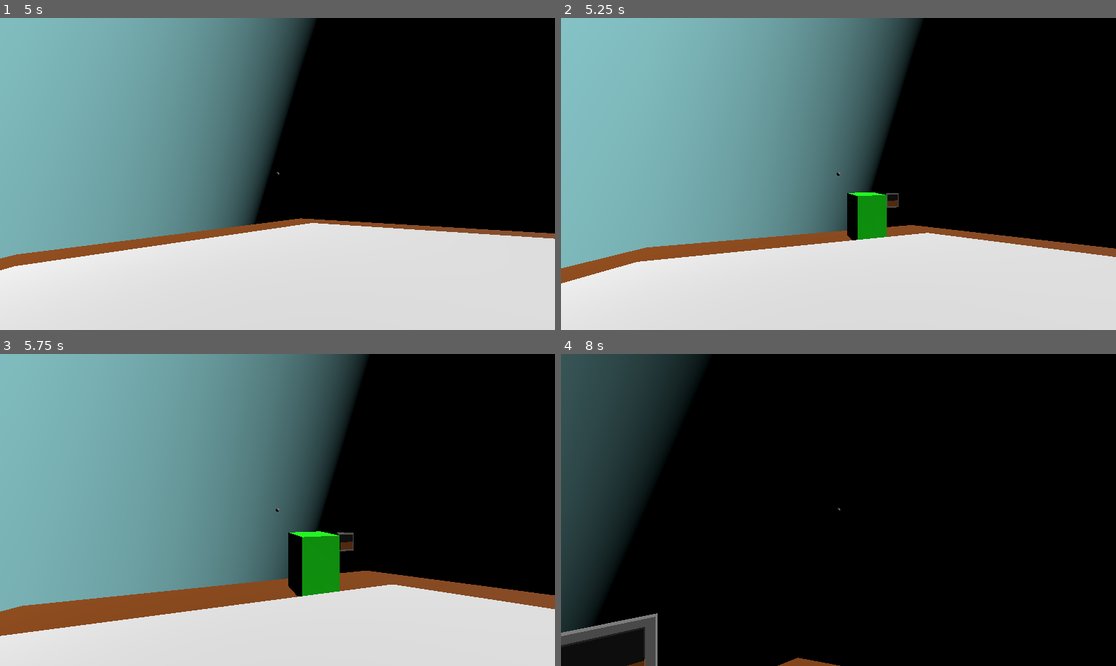
Above: before the commit, frames 1-4 (two rows, left to right).
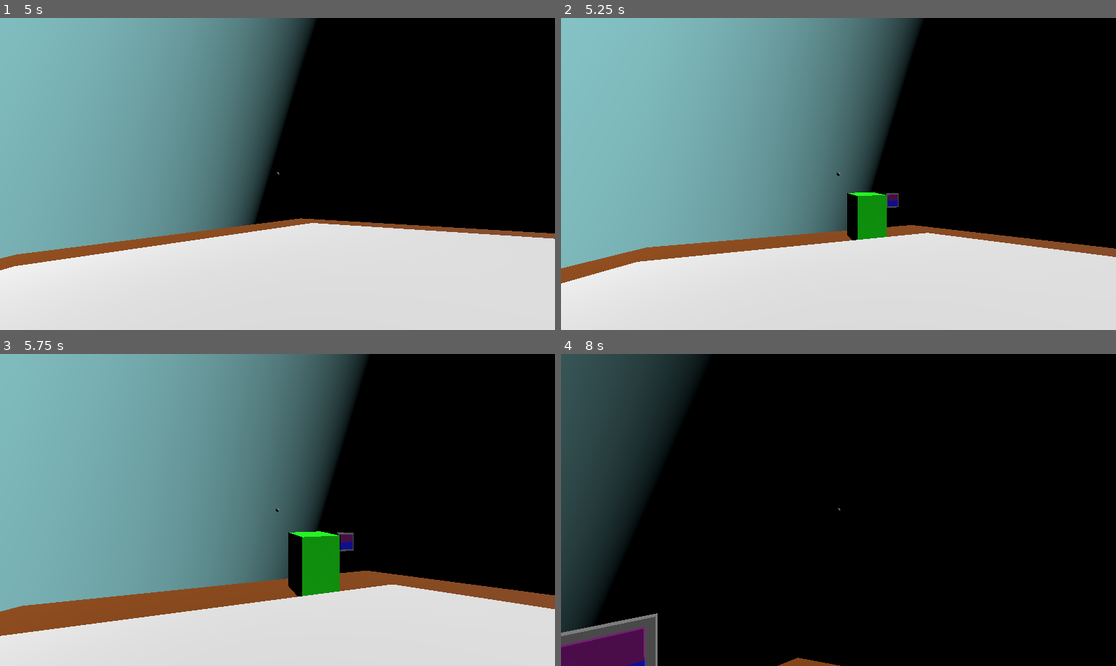
Above: after the commit, the same moments.

Repository: WildcatGameStudios/ScaryHouse
Game: Godot game, scene res://scenes/levels/water_plants/level.tscn
Two runs of this game, one before a commit and one after it. Both use one fixed random seed, a clock stepped at 60 frames per second and the inputs below. This scene is started directly instead of the project's main scene.
Inputs (mouse positions are in pixels of both pictures, inside the frame that each line leads up to):
- Up to frame 1 (5 s): tap Enter at 0.5, 2.75 s; move the mouse to (271, 180) at 0.52 s; hold W (move_forward) 0.53-2.78 s; tap E (e) at 0.6, 1.55, 2.85, 4.55 s; tap Space (jump) at 0.77, 1.52, 2, 3.02, 3.77, 4.52 s; tap R (r) at 0.8, 1.35, 2.3, 3.8 s; move the mouse to (316, 177) at 1.27 s; move the mouse to (233, 170) at 2.02 s; tap F (dash) at 2.1 s; move the mouse to (283, 174) at 2.77 s; hold A (move_left) 2.78-3.53 s; move the mouse to (255, 167) at 3.52 s; hold W (move_forward) from 3.53 s (still down); right-click (255, 167) at 3.6 s; move the mouse to (305, 174) at 4.27 s; click (305, 174) at 4.35 s
- Up to frame 2 (5.25 s): keep holding W (move_forward); move the mouse to (810, 174) at 5.02 s; tap R (r) at 5.1 s
- Up to frame 3 (5.75 s): keep holding W (move_forward)
- Up to frame 4 (8 s): move the mouse to (849, 503) at 5.77 s; release W (move_forward) at 5.78 s; hold D (move_right) 5.78-6.53 s; tap Shift (run) at 5.85 s; tap Space (jump) at 6.02, 6.77, 7.52 s; tap E (e) at 6.05, 7.35 s; move the mouse to (832, 516) at 6.52 s; hold Q 6.53-7.28 s; hold W (move_forward) from 6.53 s (still down); tap R (r) at 6.8 s; move the mouse to (877, 513) at 7.27 s

Frame 1 is identical in both runs. In frame 2, less than 0.1% of the frame differs, in the area x 58-61%, y 56-61%; in frame 3, 0.1%; in frame 4, 1.5%, in the area x 0-16%, y 87-100%.

Commit message:
water plants is playable

Diff:
--- a/scenes/levels/water_plants/fertilizer.tscn
+++ b/scenes/levels/water_plants/fertilizer.tscn
@@ -10,4 +10,4 @@
 height = 0.1
 sides = 16
 material = SubResource("StandardMaterial3D_blumj")
-metadata/item_type = 0
+metadata/item_type = 3
--- a/scenes/levels/water_plants/flies.tscn
+++ b/scenes/levels/water_plants/flies.tscn
@@ -10,4 +10,4 @@
 height = 0.1
 sides = 16
 material = SubResource("StandardMaterial3D_blumj")
-metadata/item_type = 2
+metadata/item_type = 1
--- a/scenes/levels/water_plants/level.tscn
+++ b/scenes/levels/water_plants/level.tscn
@@ -34,53 +34,53 @@
 [sub_resource type="StandardMaterial3D" id="StandardMaterial3D_4ljn0"]
 albedo_color = Color(0.588235, 0.294118, 0, 1)
 
+[sub_resource type="StandardMaterial3D" id="StandardMaterial3D_hppwq"]
+resource_local_to_scene = true
+albedo_color = Color(0, 0, 1, 1)
+
+[sub_resource type="StandardMaterial3D" id="StandardMaterial3D_5wcdn"]
+resource_local_to_scene = true
+albedo_color = Color(0, 0, 1, 1)
+
+[sub_resource type="StandardMaterial3D" id="StandardMaterial3D_7sah6"]
+resource_local_to_scene = true
+albedo_color = Color(0, 0, 1, 1)
+
+[sub_resource type="StandardMaterial3D" id="StandardMaterial3D_5ncw7"]
+resource_local_to_scene = true
+albedo_color = Color(0, 0, 0, 1)
+
+[sub_resource type="StandardMaterial3D" id="StandardMaterial3D_n88vw"]
+resource_local_to_scene = true
+albedo_color = Color(0, 0, 0, 1)
+
+[sub_resource type="StandardMaterial3D" id="StandardMaterial3D_yifmo"]
+resource_local_to_scene = true
+albedo_color = Color(0, 0, 0, 1)
+
+[sub_resource type="StandardMaterial3D" id="StandardMaterial3D_xq8tw"]
+resource_local_to_scene = true
+albedo_color = Color(0.501961, 0, 0.501961, 1)
+
+[sub_resource type="StandardMaterial3D" id="StandardMaterial3D_p6f8n"]
+resource_local_to_scene = true
+albedo_color = Color(0.501961, 0, 0.501961, 1)
+
+[sub_resource type="StandardMaterial3D" id="StandardMaterial3D_fgq4r"]
+resource_local_to_scene = true
+albedo_color = Color(0.501961, 0, 0.501961, 1)
+
+[sub_resource type="StandardMaterial3D" id="StandardMaterial3D_laj3e"]
+resource_local_to_scene = true
+albedo_color = Color(0.588235, 0.294118, 0, 1)
+
+[sub_resource type="StandardMaterial3D" id="StandardMaterial3D_85ofr"]
+resource_local_to_scene = true
+albedo_color = Color(0.588235, 0.294118, 0, 1)
+
 [sub_resource type="StandardMaterial3D" id="StandardMaterial3D_dtcjp"]
 resource_local_to_scene = true
 albedo_color = Color(0.588235, 0.294118, 0, 1)
-
-[sub_resource type="StandardMaterial3D" id="StandardMaterial3D_85ofr"]
-resource_local_to_scene = true
-albedo_color = Color(0.588235, 0.294118, 0, 1)
-
-[sub_resource type="StandardMaterial3D" id="StandardMaterial3D_laj3e"]
-resource_local_to_scene = true
-albedo_color = Color(0.588235, 0.294118, 0, 1)
-
-[sub_resource type="StandardMaterial3D" id="StandardMaterial3D_fgq4r"]
-resource_local_to_scene = true
-albedo_color = Color(0.501961, 0, 0.501961, 1)
-
-[sub_resource type="StandardMaterial3D" id="StandardMaterial3D_p6f8n"]
-resource_local_to_scene = true
-albedo_color = Color(0.501961, 0, 0.501961, 1)
-
-[sub_resource type="StandardMaterial3D" id="StandardMaterial3D_xq8tw"]
-resource_local_to_scene = true
-albedo_color = Color(0.501961, 0, 0.501961, 1)
-
-[sub_resource type="StandardMaterial3D" id="StandardMaterial3D_yifmo"]
-resource_local_to_scene = true
-albedo_color = Color(0, 0, 0, 1)
-
-[sub_resource type="StandardMaterial3D" id="StandardMaterial3D_n88vw"]
-resource_local_to_scene = true
-albedo_color = Color(0, 0, 0, 1)
-
-[sub_resource type="StandardMaterial3D" id="StandardMaterial3D_5ncw7"]
-resource_local_to_scene = true
-albedo_color = Color(0, 0, 0, 1)
-
-[sub_resource type="StandardMaterial3D" id="StandardMaterial3D_7sah6"]
-resource_local_to_scene = true
-albedo_color = Color(0, 0, 1, 1)
-
-[sub_resource type="StandardMaterial3D" id="StandardMaterial3D_5wcdn"]
-resource_local_to_scene = true
-albedo_color = Color(0, 0, 1, 1)
-
-[sub_resource type="StandardMaterial3D" id="StandardMaterial3D_hppwq"]
-resource_local_to_scene = true
-albedo_color = Color(0, 0, 1, 1)
 
 [sub_resource type="StandardMaterial3D" id="StandardMaterial3D_51yu1"]
 albedo_color = Color(0.670588, 0.984314, 1, 1)
@@ -196,53 +196,53 @@
 
 [node name="items" type="Node" parent="."]
 
+[node name="water1" parent="items" instance=ExtResource("5_aq4vj")]
+transform = Transform3D(1, 0, 0, 0, 1, 0, 0, 0, 1, -0.6, 0.55, 0.75)
+material = SubResource("StandardMaterial3D_hppwq")
+
+[node name="water2" parent="items" instance=ExtResource("5_aq4vj")]
+transform = Transform3D(1, 0, 0, 0, 1, 0, 0, 0, 1, -0.6, 0.55, 1)
+material = SubResource("StandardMaterial3D_5wcdn")
+
+[node name="water3" parent="items" instance=ExtResource("5_aq4vj")]
+transform = Transform3D(1, 0, 0, 0, 1, 0, 0, 0, 1, -0.6, 0.55, 1.25)
+material = SubResource("StandardMaterial3D_7sah6")
+
+[node name="flies1" parent="items" instance=ExtResource("4_4ljn0")]
+transform = Transform3D(1, 0, 0, 0, 1, 0, 0, 0, 1, -0.2, 0.55, 0.75)
+material = SubResource("StandardMaterial3D_5ncw7")
+
+[node name="flies2" parent="items" instance=ExtResource("4_4ljn0")]
+transform = Transform3D(1, 0, 0, 0, 1, 0, 0, 0, 1, -0.2, 0.55, 1)
+material = SubResource("StandardMaterial3D_n88vw")
+
+[node name="flies3" parent="items" instance=ExtResource("4_4ljn0")]
+transform = Transform3D(1, 0, 0, 0, 1, 0, 0, 0, 1, -0.2, 0.55, 1.25)
+material = SubResource("StandardMaterial3D_yifmo")
+
+[node name="light1" parent="items" instance=ExtResource("3_apnnk")]
+transform = Transform3D(1, 0, 0, 0, 1, 0, 0, 0, 1, 0.2, 0.55, 0.75)
+material = SubResource("StandardMaterial3D_xq8tw")
+
+[node name="light2" parent="items" instance=ExtResource("3_apnnk")]
+transform = Transform3D(1, 0, 0, 0, 1, 0, 0, 0, 1, 0.2, 0.55, 1)
+material = SubResource("StandardMaterial3D_p6f8n")
+
+[node name="light3" parent="items" instance=ExtResource("3_apnnk")]
+transform = Transform3D(1, 0, 0, 0, 1, 0, 0, 0, 1, 0.2, 0.55, 1.25)
+material = SubResource("StandardMaterial3D_fgq4r")
+
 [node name="fertilizer1" parent="items" instance=ExtResource("2_rnrpy")]
-transform = Transform3D(1, 0, 0, 0, 1, 0, 0, 0, 1, 0.6, 0.55, 1.25)
-material = SubResource("StandardMaterial3D_dtcjp")
+transform = Transform3D(1, 0, 0, 0, 1, 0, 0, 0, 1, 0.6, 0.55, 0.75)
+material = SubResource("StandardMaterial3D_laj3e")
 
 [node name="fertilizer2" parent="items" instance=ExtResource("2_rnrpy")]
 transform = Transform3D(1, 0, 0, 0, 1, 0, 0, 0, 1, 0.6, 0.55, 1)
 material = SubResource("StandardMaterial3D_85ofr")
 
 [node name="fertilizer3" parent="items" instance=ExtResource("2_rnrpy")]
-transform = Transform3D(1, 0, 0, 0, 1, 0, 0, 0, 1, 0.6, 0.55, 0.75)
-material = SubResource("StandardMaterial3D_laj3e")
-
-[node name="light1" parent="items" instance=ExtResource("3_apnnk")]
-transform = Transform3D(1, 0, 0, 0, 1, 0, 0, 0, 1, 0.2, 0.55, 1.25)
-material = SubResource("StandardMaterial3D_fgq4r")
-
-[node name="light2" parent="items" instance=ExtResource("3_apnnk")]
-transform = Transform3D(1, 0, 0, 0, 1, 0, 0, 0, 1, 0.2, 0.55, 1)
-material = SubResource("StandardMaterial3D_p6f8n")
-
-[node name="light3" parent="items" instance=ExtResource("3_apnnk")]
-transform = Transform3D(1, 0, 0, 0, 1, 0, 0, 0, 1, 0.2, 0.55, 0.75)
-material = SubResource("StandardMaterial3D_xq8tw")
-
-[node name="flies1" parent="items" instance=ExtResource("4_4ljn0")]
-transform = Transform3D(1, 0, 0, 0, 1, 0, 0, 0, 1, -0.2, 0.55, 1.25)
-material = SubResource("StandardMaterial3D_yifmo")
-
-[node name="flies2" parent="items" instance=ExtResource("4_4ljn0")]
-transform = Transform3D(1, 0, 0, 0, 1, 0, 0, 0, 1, -0.2, 0.55, 1)
-material = SubResource("StandardMaterial3D_n88vw")
-
-[node name="flies3" parent="items" instance=ExtResource("4_4ljn0")]
-transform = Transform3D(1, 0, 0, 0, 1, 0, 0, 0, 1, -0.2, 0.55, 0.75)
-material = SubResource("StandardMaterial3D_5ncw7")
-
-[node name="water1" parent="items" instance=ExtResource("5_aq4vj")]
-transform = Transform3D(1, 0, 0, 0, 1, 0, 0, 0, 1, -0.6, 0.55, 1.25)
-material = SubResource("StandardMaterial3D_7sah6")
-
-[node name="water2" parent="items" instance=ExtResource("5_aq4vj")]
-transform = Transform3D(1, 0, 0, 0, 1, 0, 0, 0, 1, -0.6, 0.55, 1)
-material = SubResource("StandardMaterial3D_5wcdn")
-
-[node name="water3" parent="items" instance=ExtResource("5_aq4vj")]
-transform = Transform3D(1, 0, 0, 0, 1, 0, 0, 0, 1, -0.6, 0.55, 0.75)
-material = SubResource("StandardMaterial3D_hppwq")
+transform = Transform3D(1, 0, 0, 0, 1, 0, 0, 0, 1, 0.6, 0.55, 1.25)
+material = SubResource("StandardMaterial3D_dtcjp")
 
 [node name="DirectionalLight3D" type="DirectionalLight3D" parent="."]
 transform = Transform3D(0.692231, -0.0336307, 0.720892, -0.721676, -0.0322586, 0.691479, -3.72529e-09, -0.998914, -0.0466009, 6.80173, 15, -4.321)
@@ -250,28 +250,28 @@
 [node name="plants" type="Node" parent="."]
 
 [node name="Plant1" parent="plants" instance=ExtResource("2_y3sin")]
-transform = Transform3D(0.390731, 0, 0.920505, 0, 1, 0, -0.920505, 0, 0.390731, -10.115, -2, -2.271)
+transform = Transform3D(0.390731, 0, 0.920505, 0, 1, 0, -0.920505, 0, 0.390731, -10.115, -3, -2.271)
 
 [node name="Plant2" parent="plants" instance=ExtResource("2_y3sin")]
-transform = Transform3D(0.390731, 0, 0.920505, 0, 1, 0, -0.920505, 0, 0.390731, -8.7, -2, -5)
+transform = Transform3D(0.390731, 0, 0.920505, 0, 1, 0, -0.920505, 0, 0.390731, -8.7, -3, -5)
 
 [node name="Plant3" parent="plants" instance=ExtResource("2_y3sin")]
-transform = Transform3D(0.927184, 0, 0.374607, 0, 1, 0, -0.374607, 0, 0.927184, -5, -2, -8.7)
+transform = Transform3D(0.927184, 0, 0.374607, 0, 1, 0, -0.374607, 0, 0.927184, -5, -3, -8.7)
 
 [node name="Plant4" parent="plants" instance=ExtResource("2_y3sin")]
-transform = Transform3D(0.927184, 0, 0.374607, 0, 1, 0, -0.374607, 0, 0.927184, -2, -2, -10)
+transform = Transform3D(0.927184, 0, 0.374607, 0, 1, 0, -0.374607, 0, 0.927184, -2, -3, -10)
 
 [node name="Plant5" parent="plants" instance=ExtResource("2_y3sin")]
-transform = Transform3D(0.927184, 0, -0.374607, 0, 1, 0, 0.374607, 0, 0.927184, 2, -2, -10)
+transform = Transform3D(0.927184, 0, -0.374607, 0, 1, 0, 0.374607, 0, 0.927184, 2, -3, -10)
 
 [node name="Plant6" parent="plants" instance=ExtResource("2_y3sin")]
-transform = Transform3D(0.927184, 0, -0.374607, 0, 1, 0, 0.374607, 0, 0.927184, 5, -2, -8.7)
+transform = Transform3D(0.927184, 0, -0.374607, 0, 1, 0, 0.374607, 0, 0.927184, 5, -3, -8.7)
 
 [node name="Plant7" parent="plants" instance=ExtResource("2_y3sin")]
-transform = Transform3D(0.390731, 0, -0.920505, 0, 1, 0, 0.920505, 0, 0.390731, 8.7, -2, -5)
+transform = Transform3D(0.390731, 0, -0.920505, 0, 1, 0, 0.920505, 0, 0.390731, 8.7, -3, -5)
 
 [node name="Plant8" parent="plants" instance=ExtResource("2_y3sin")]
-transform = Transform3D(0.390731, 0, -0.920505, 0, 1, 0, 0.920505, 0, 0.390731, 10, -2, -2)
+transform = Transform3D(0.390731, 0, -0.920505, 0, 1, 0, 0.920505, 0, 0.390731, 10, -3, -2)
 
 [node name="CSGBox3D2" type="CSGBox3D" parent="."]
 transform = Transform3D(1, 0, 0, 0, 1, 0, 0, 0, 1, 9.5, 4.5, 0.5)
--- a/scenes/levels/water_plants/light.tscn
+++ b/scenes/levels/water_plants/light.tscn
@@ -10,4 +10,4 @@
 height = 0.1
 sides = 16
 material = SubResource("StandardMaterial3D_blumj")
-metadata/item_type = 1
+metadata/item_type = 2
--- a/scenes/levels/water_plants/water.tscn
+++ b/scenes/levels/water_plants/water.tscn
@@ -10,4 +10,4 @@
 height = 0.1
 sides = 16
 material = SubResource("StandardMaterial3D_blumj")
-metadata/item_type = 3
+metadata/item_type = 0
--- a/scripts/levels/water_plants/level.gd
+++ b/scripts/levels/water_plants/level.gd
@@ -9,13 +9,14 @@
 func _process(delta: float) -> void:
 	if Input.is_action_just_pressed("e"):
 		var collider = ray_cast_3d.get_collider()
-		if collider in items.get_children():
+		if !player.get_hand_object() and collider in items.get_children():
 			collider.use_collision = false
 			items.remove_child(collider)
+			collider.position = Vector3(0,0,0)
 			player.add_hand_object(collider)
-			collider.position = Vector3(0,.2,0)
 		elif collider and collider.get_parent() in plants.get_children():
 			if player.get_hand_object().get_meta("item_type") == collider.get_parent().needs.back():
 				collider.get_parent().remove_need()
-			else:
-				pass
+				var obj = player.remove_hand_object()
+				items.add_child(obj)
+				obj.position = Vector3(.4 * obj.get_meta("item_type") - .6,.55,.25 * int(obj.name) + .5)
--- a/scripts/levels/water_plants/plant.gd
+++ b/scripts/levels/water_plants/plant.gd
@@ -45,13 +45,13 @@
 		new_need.material = StandardMaterial3D.new()
 		match needs[i]:
 			0:
+				new_need.material.albedo_color = Color(0,0,1) # blue water
+			1:
+				new_need.material.albedo_color = Color(0,0,0) # black flies
+			2:
+				new_need.material.albedo_color = Color(.5,0,.5) # purple light
+			3:
 				new_need.material.albedo_color = Color(10.0 / 17,5.0 / 17,0) # brown fertilizer
-			1:
-				new_need.material.albedo_color = Color(.5,0,.5) # purple light
-			2:
-				new_need.material.albedo_color = Color(0,0,0) # black flies
-			3:
-				new_need.material.albedo_color = Color(0,0,1) # blue water
 		add_child(new_need)
 
 func dying(delta: float) -> void:
@@ -63,7 +63,7 @@
 
 func exit_dying() -> void:
 	death_timer = time_to_die
-	position.y = -2
+	position.y = -3
 
 func remove_need() -> void:
 	get_child(needs.size() + 2).queue_free()
